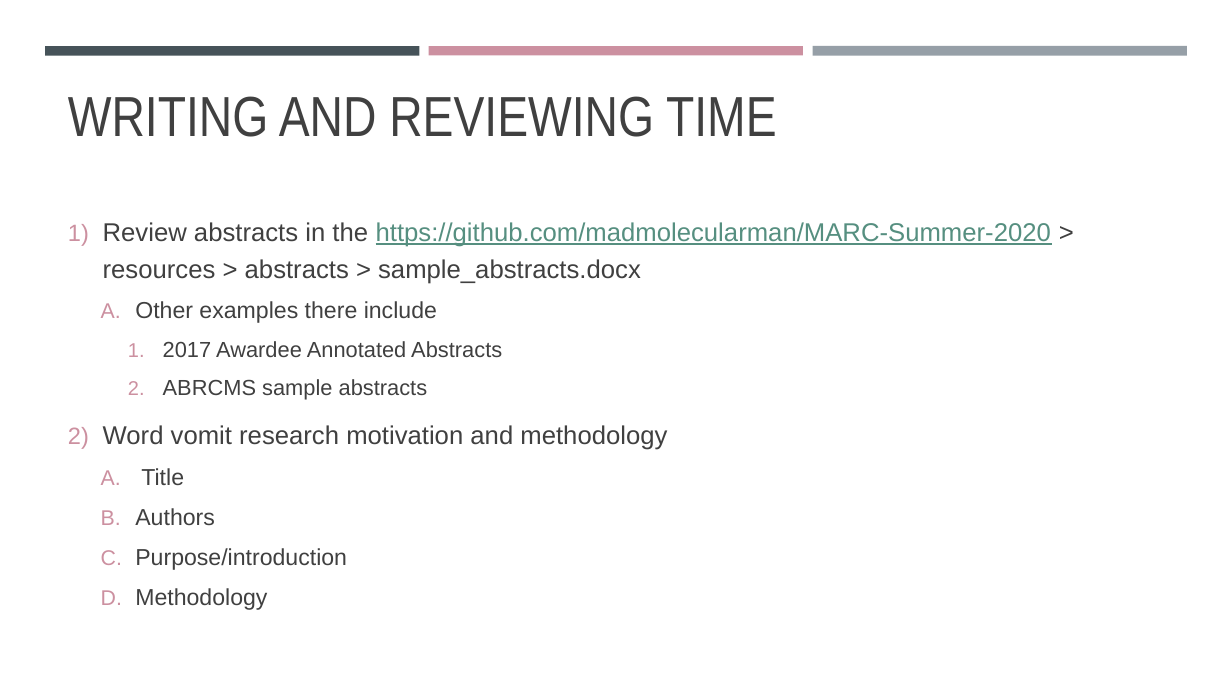
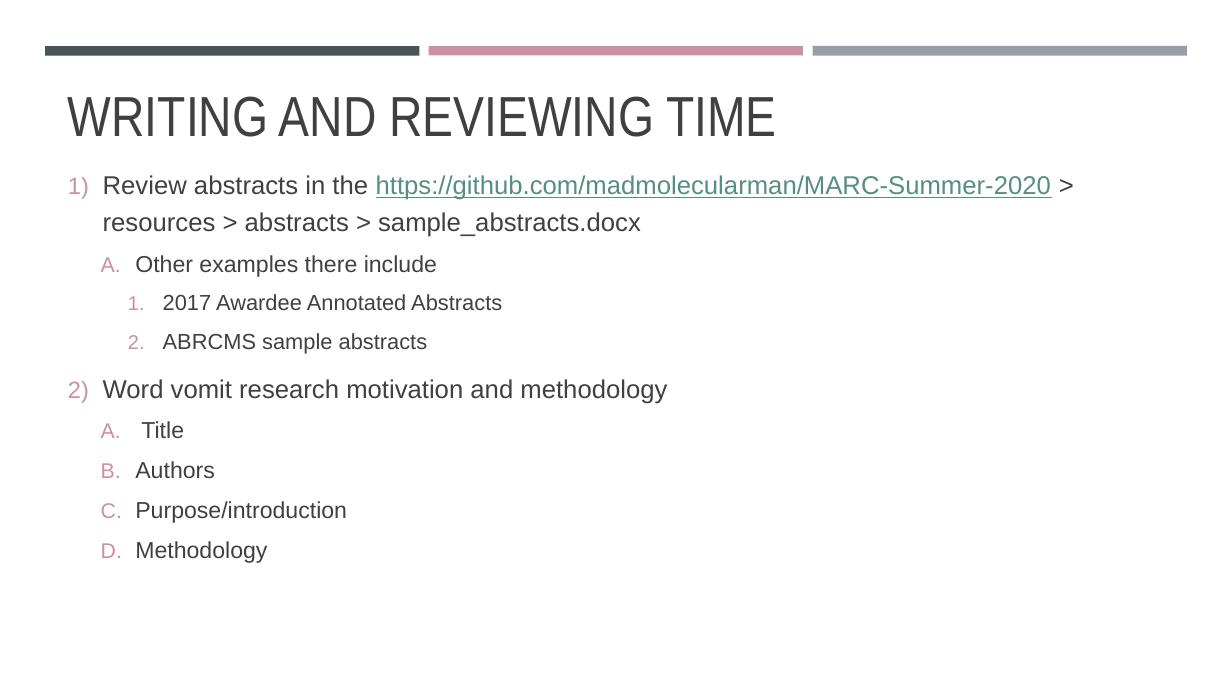
Before and after one commit to madmolecularman/MARC-Summer-2020, a slide deck: slide 8 of resources/abstracts/how_to_write_an_abstract.pptx. Drawn at 1232x693 pixels with LibreOffice and Linux fonts; fonts in the diff are those of the drawing. Boxes give left, top, right and bottom in pixels: in the first picture for what was removed or moved away, otherwise in the second. Text is boxed around its words. In the diff, an @@ line names an element or a change of style, - is before the commit and + after.

```diff
--- a/resources/abstracts/how_to_write_an_abstract.pptx
+++ b/resources/abstracts/how_to_write_an_abstract.pptx
@@ text "Review abstracts in the https://github.com/madmolecularman/M ...": place and size @@
-text "Review abstracts in the https://github.com/madmolecularman/M ..." at bbox=[103, 222, 1051, 610]
+text "Review abstracts in the https://github.com/madmolecularman/M ..." at bbox=[103, 175, 1051, 563]
```
Also in this commit, not shown: 5 other slides changed, 3 slides added, 2 other files.
